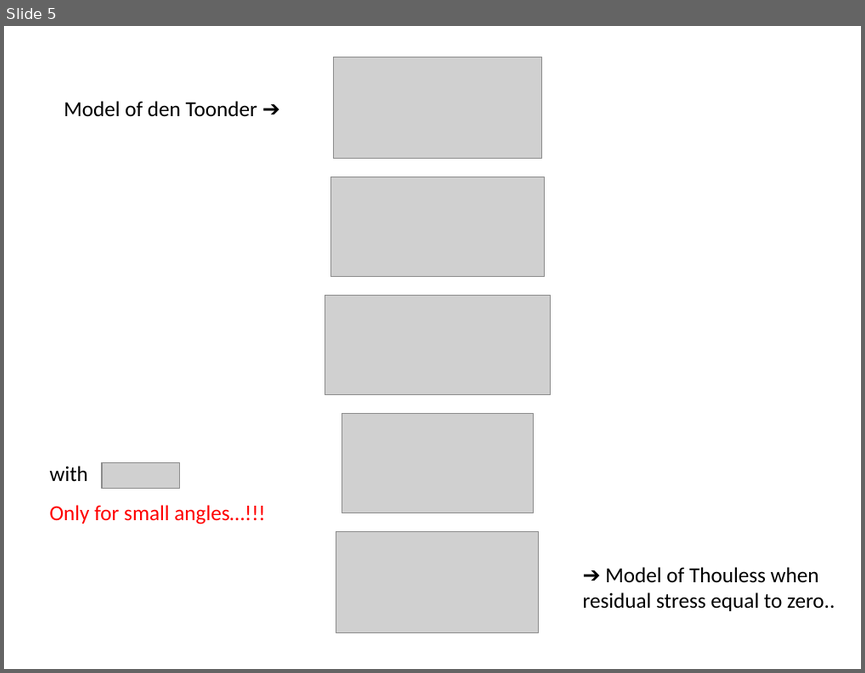
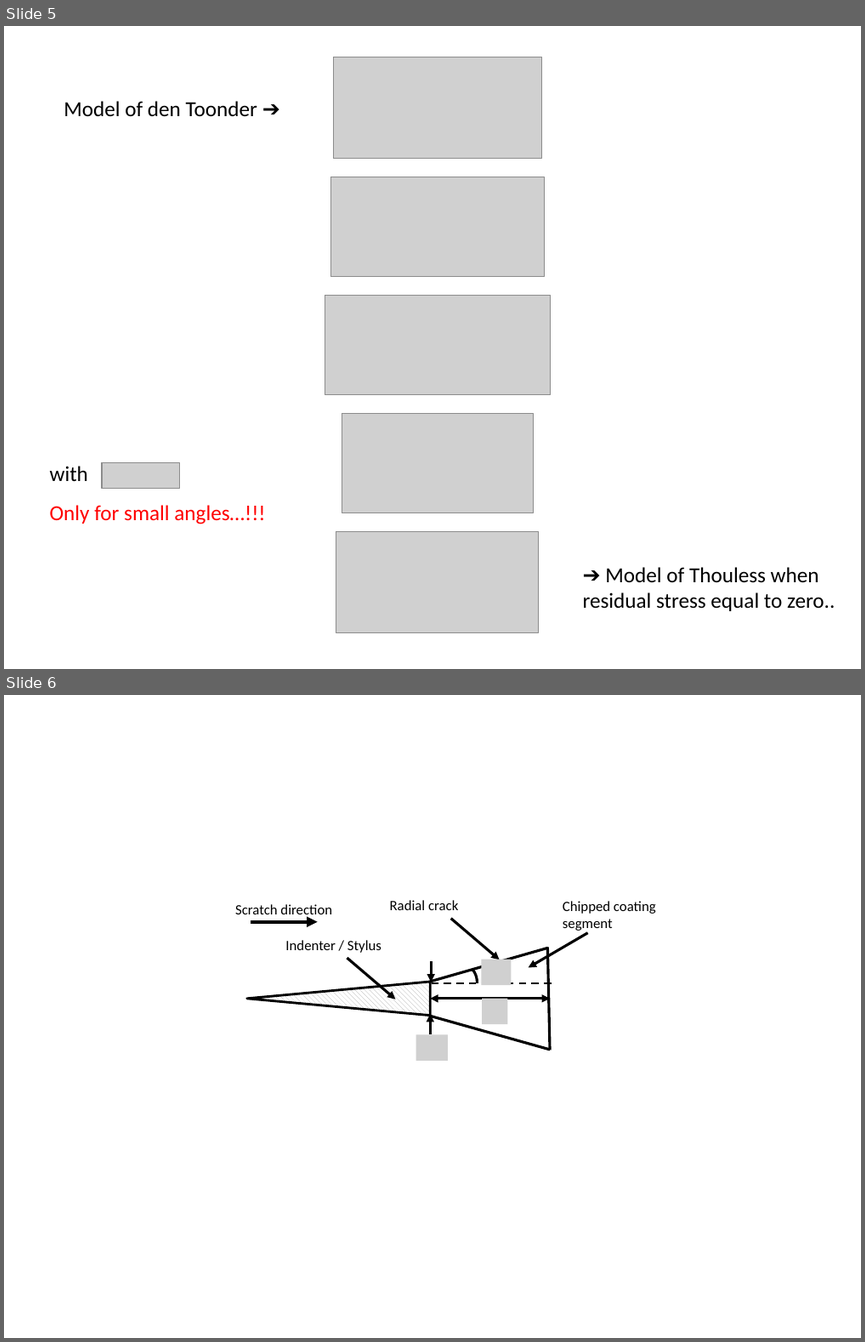
Before and after one commit to DavidMercier/Matlab_functions, a slide deck: mechanicalContact/spallationIndentationScratch/_pictures/Sketches_chippedSegmentGeometry.pptx. Shown one above the other, each under a label of ours: slide 5 before the commit, slides 5 and 6 after it. The pictures are 865x673 and 865x1342 pixels, drawn with LibreOffice and Linux fonts; fonts in the diff are those of the drawing; grey boxes stand for pictures. Boxes give left, top, right and bottom in pixels: in the first picture for what was removed or moved away, otherwise in the second. Text is boxed around its words. In the diff, an @@ line names an element or a change of style, - is before the commit and + after.

```diff
--- a/mechanicalContact/spallationIndentationScratch/_pictures/Sketches_chippedSegmentGeometry.pptx
+++ b/mechanicalContact/spallationIndentationScratch/_pictures/Sketches_chippedSegmentGeometry.pptx
@@ slide 6 added at <box>4,695,861,1338</box>, background #FFFFFF @@
@@ text added at <box>235,904,332,918</box>, 12 pt, text #000000 @@
+Scratch direction
@@ arrow added from (250, 922) to (318, 922), #000000 3 pt @@
@@ text added at <box>390,900,458,910</box>, 12 pt, text #000000 @@
+Radial crack
@@ arrow added from (451, 919) to (500, 959), #000000 2.25 pt @@
@@ text added at <box>562,901,656,932</box>, 12 pt, text #000000 @@
+Chipped coating segment
@@ text added at <box>285,940,381,953</box>, 12 pt, text #000000 @@
+Indenter / Stylus
@@ line added from (430, 981) to (548, 947), #000000 2.25 pt @@
@@ arrow added from (587, 932) to (528, 968), #000000 2.25 pt @@
@@ line added from (547, 947) to (550, 1049), #000000 2.25 pt @@
@@ arrow added from (347, 958) to (396, 999), #000000 2.25 pt @@
@@ arrow added from (431, 961) to (431, 982), #000000 2.25 pt @@
@@ arc (boxed as its full ellipse) added at <box>440,962,477,1002</box>, outline #000000 2.25 pt @@
@@ picture added at <box>481,959,511,985</box> @@
@@ triangle added at <box>247,981,430,1015</box>, fill pattern #A6A6A6 on #FFFFFF, outline #000000 2 pt @@
@@ double arrow added from (430, 998) to (550, 998), #000000 2.25 pt @@
@@ line added from (432, 983) to (551, 983), #000000 1.5 pt dashed @@
@@ picture added at <box>482,998,508,1024</box> @@
@@ line added from (430, 1015) to (550, 1049), #000000 2.25 pt @@
@@ arrow added from (430, 1034) to (430, 1014), #000000 2.25 pt @@
@@ picture added at <box>416,1034,448,1060</box> @@
```
Also in this commit, not shown: 1 other slide added.
